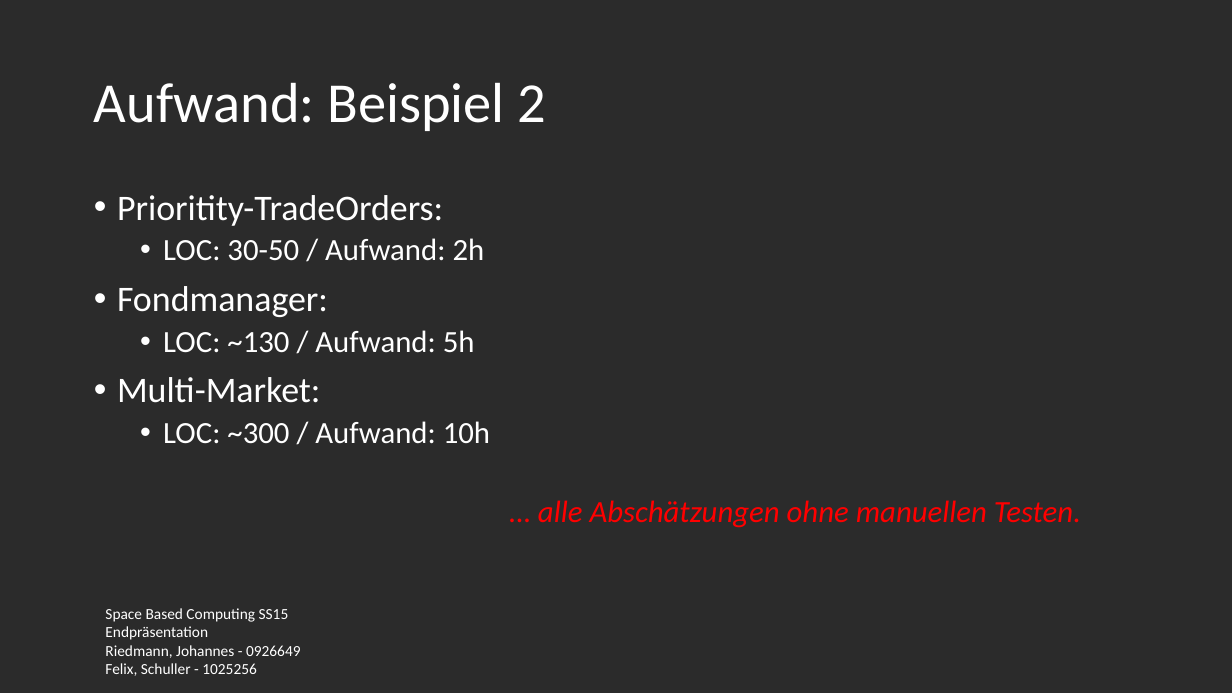
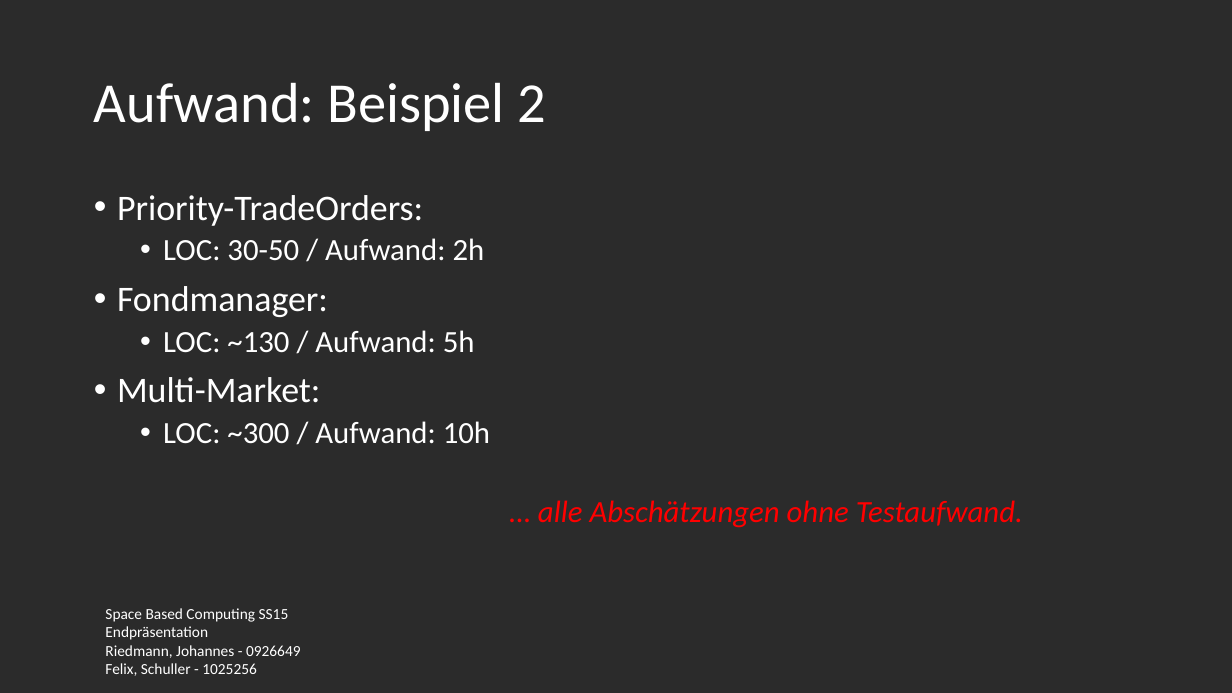
Before and after one commit to fexman/SpaceBasedSS15GsiLuetNit, a slide deck: slide 9 of presentation/presentation.pptx. Drawn at 1232x693 pixels with LibreOffice and Linux fonts; fonts in the diff are those of the drawing; background and template pictures are left out; a plain dark background stands for a picture behind light text. Boxes give left, top, right and bottom in pixels: in the first picture for what was removed or moved away, otherwise in the second. Text is boxed around its words. In the diff, an @@ line names an element or a change of style, - is before the commit and + after.

```diff
--- a/presentation/presentation.pptx
+++ b/presentation/presentation.pptx
@@ text at (117,195,423,226): text changed @@
-• Prioritity-TradeOrders:
+• Priority-TradeOrders:
@@ text at (538,500,1023,528): text changed @@
-  … alle Abschätzungen ohne manuellen Testen.
+  … alle Abschätzungen ohne Testaufwand.
```
Also in this commit, not shown: 7 other slides changed.
